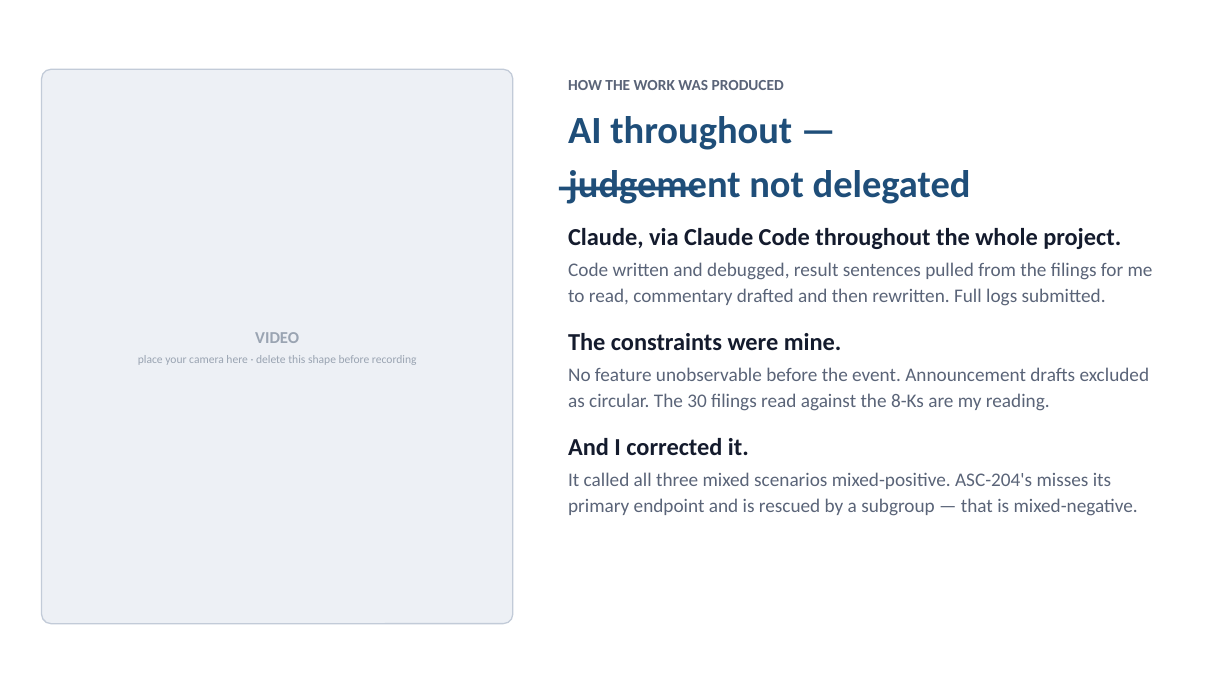
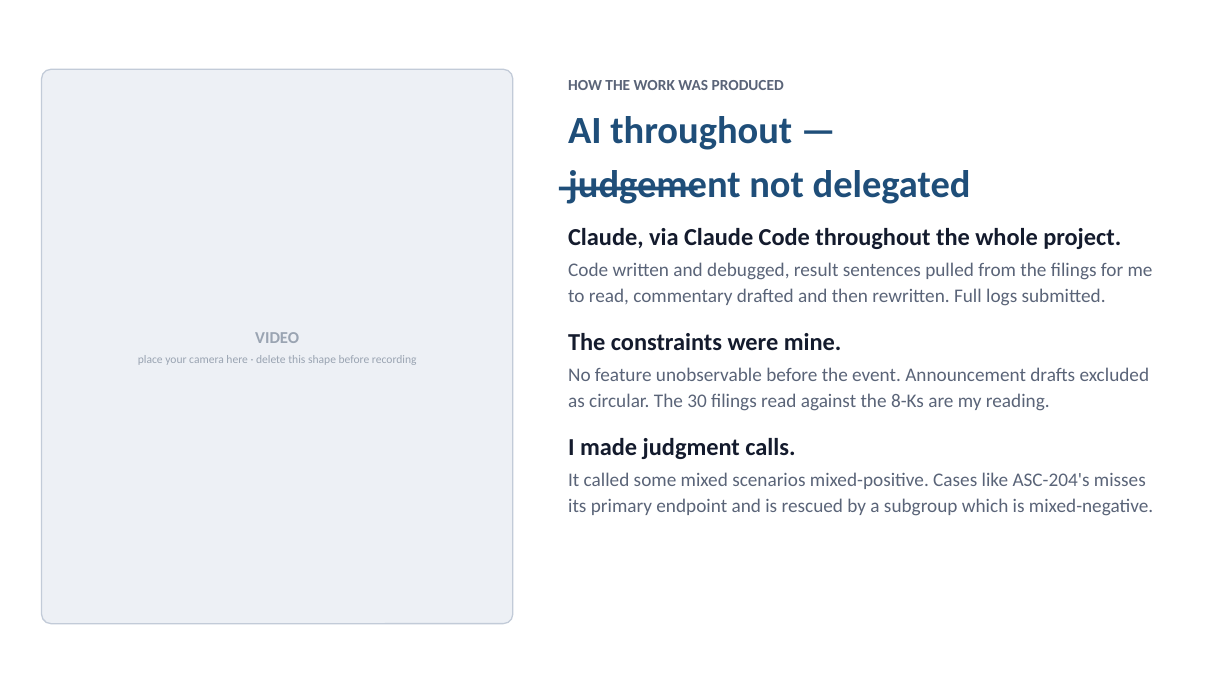
Before and after one commit to ruiruiruir/DSA_26S2, a slide deck: slide 6 of q5_video/Q5_handover_deck.pptx. Drawn at 1232x693 pixels with LibreOffice and Linux fonts; fonts in the diff are those of the drawing. Boxes give left, top, right and bottom in pixels: in the first picture for what was removed or moved away, otherwise in the second. Text is boxed around its words. In the diff, an @@ line names an element or a change of style, - is before the commit and + after.

Commit message:
presentation updates

```diff
--- a/q5_video/Q5_handover_deck.pptx
+++ b/q5_video/Q5_handover_deck.pptx
@@ text at (568,438,1153,516): text changed @@
-And I corrected it.
-It called all three mixed scenarios mixed-positive. ASC-204's misses its primary endpoint and is rescued by a subgroup — that is mixed-negative.
+I made judgment calls.
+It called some mixed scenarios mixed-positive. Cases like ASC-204's misses its primary endpoint and is rescued by a subgroup which is mixed-negative.
```
Also in this commit, not shown: 2 other files.
